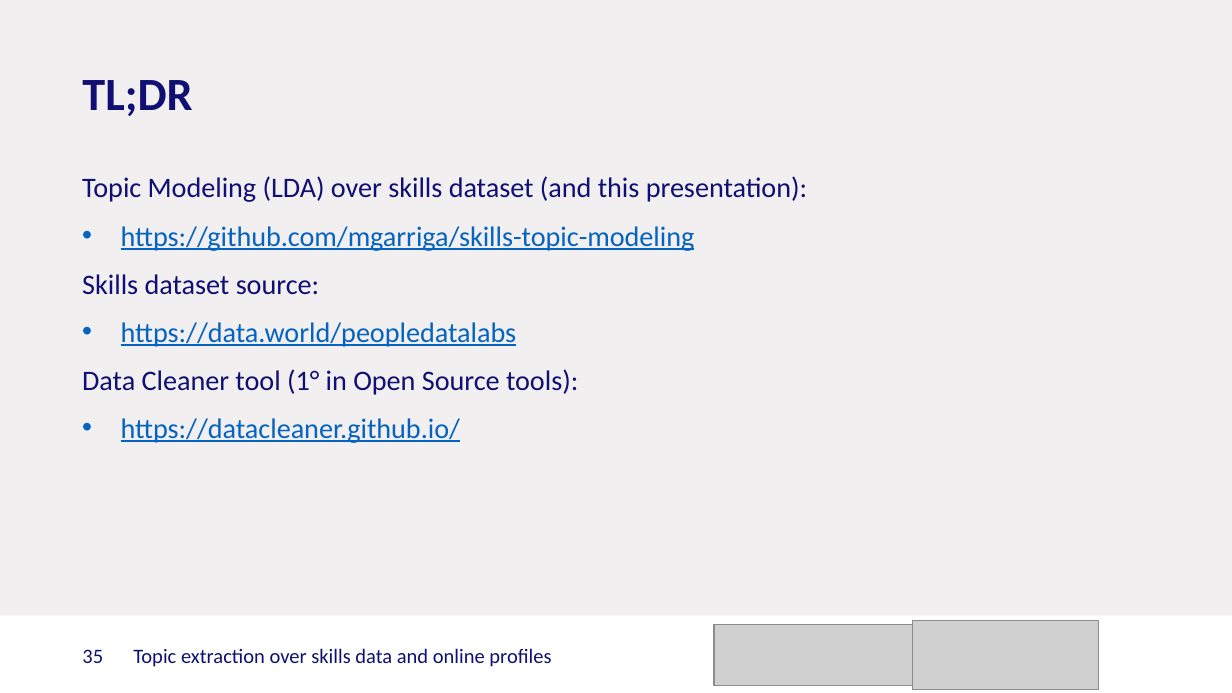
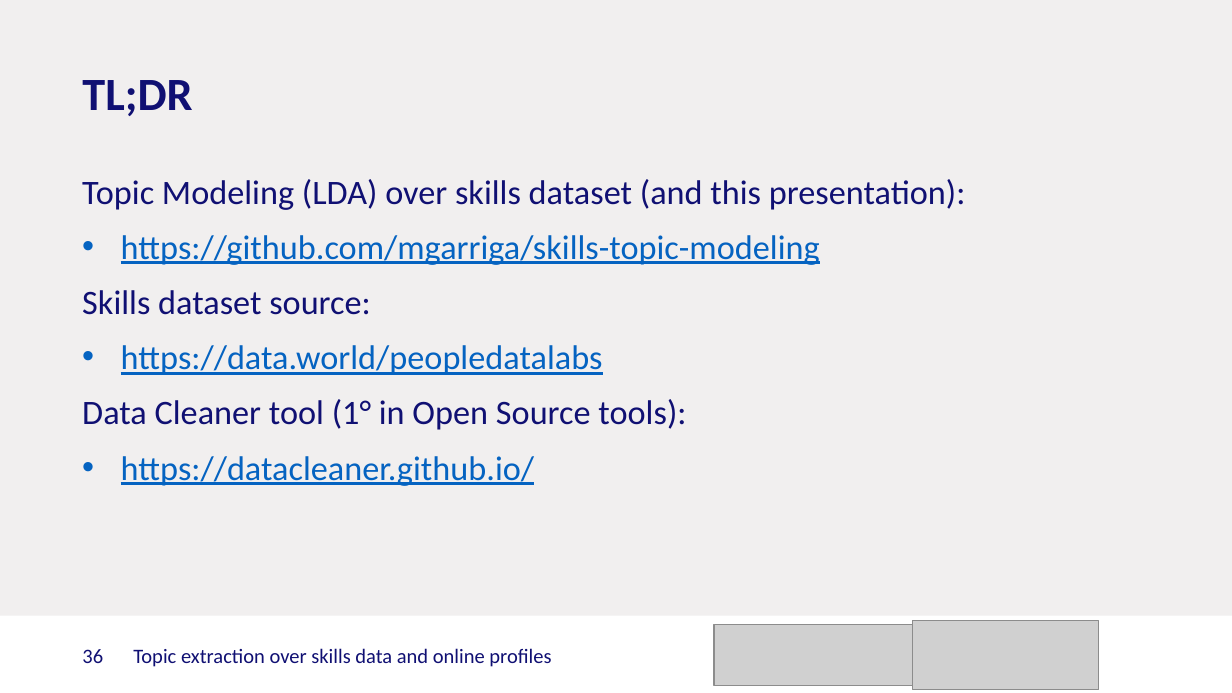
Before and after one commit to mgarriga/skills-topic-modeling, a slide deck: slide 36 of Presentation.pptx (slide 35 before the commit). Drawn at 1232x693 pixels with LibreOffice and Linux fonts; fonts in the diff are those of the drawing; grey boxes stand for pictures; background and template pictures are left out. Boxes give left, top, right and bottom in pixels: in the first picture for what was removed or moved away, otherwise in the second. Text is boxed around its words. In the diff, an @@ line names an element or a change of style, - is before the commit and + after.

```diff
--- a/Presentation.pptx
+++ b/Presentation.pptx
@@ text "Topic Modeling (LDA) over skills ..." at [82,179,966,486]: size 16.5 to 20 pt @@
@@ page number at [82,649,103,663]: text changed @@
-35
+36
```
Also in this commit, not shown: 9 other slides changed, 1 slide added.
